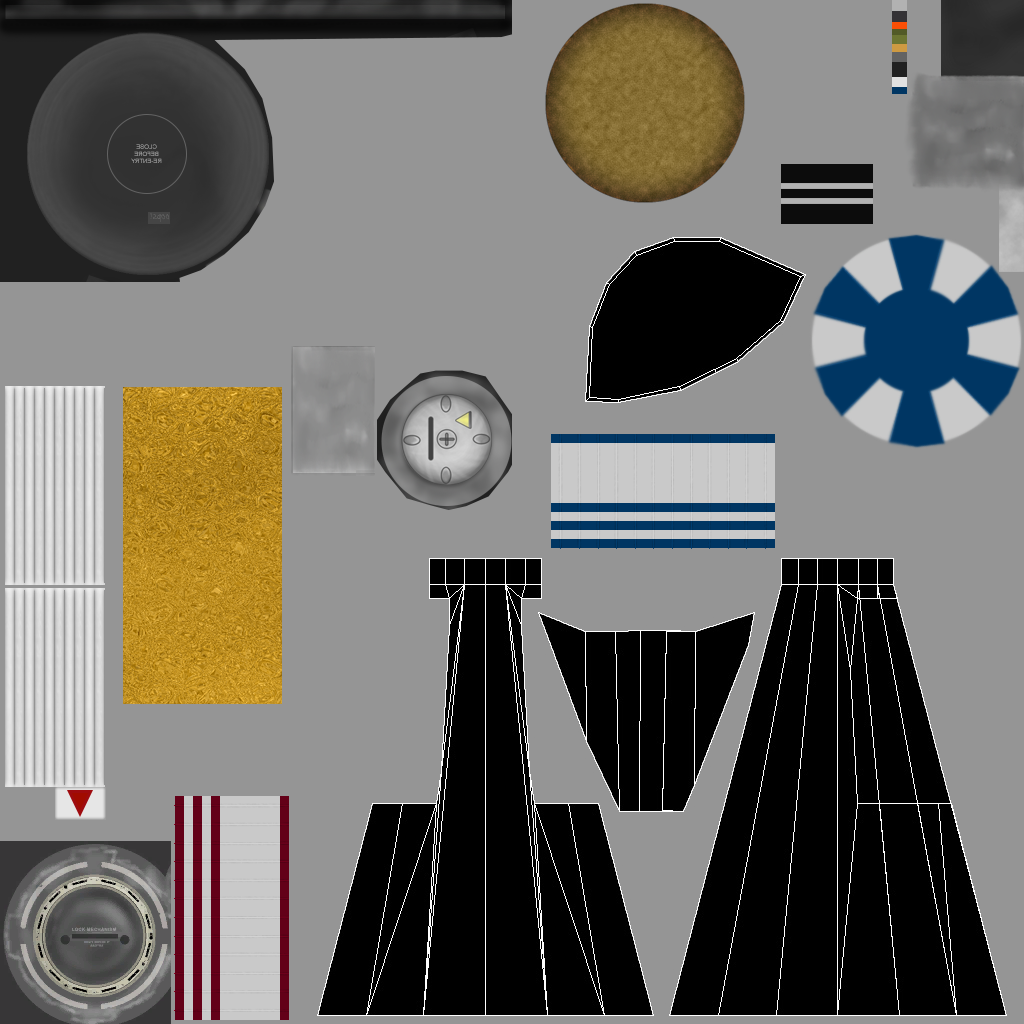
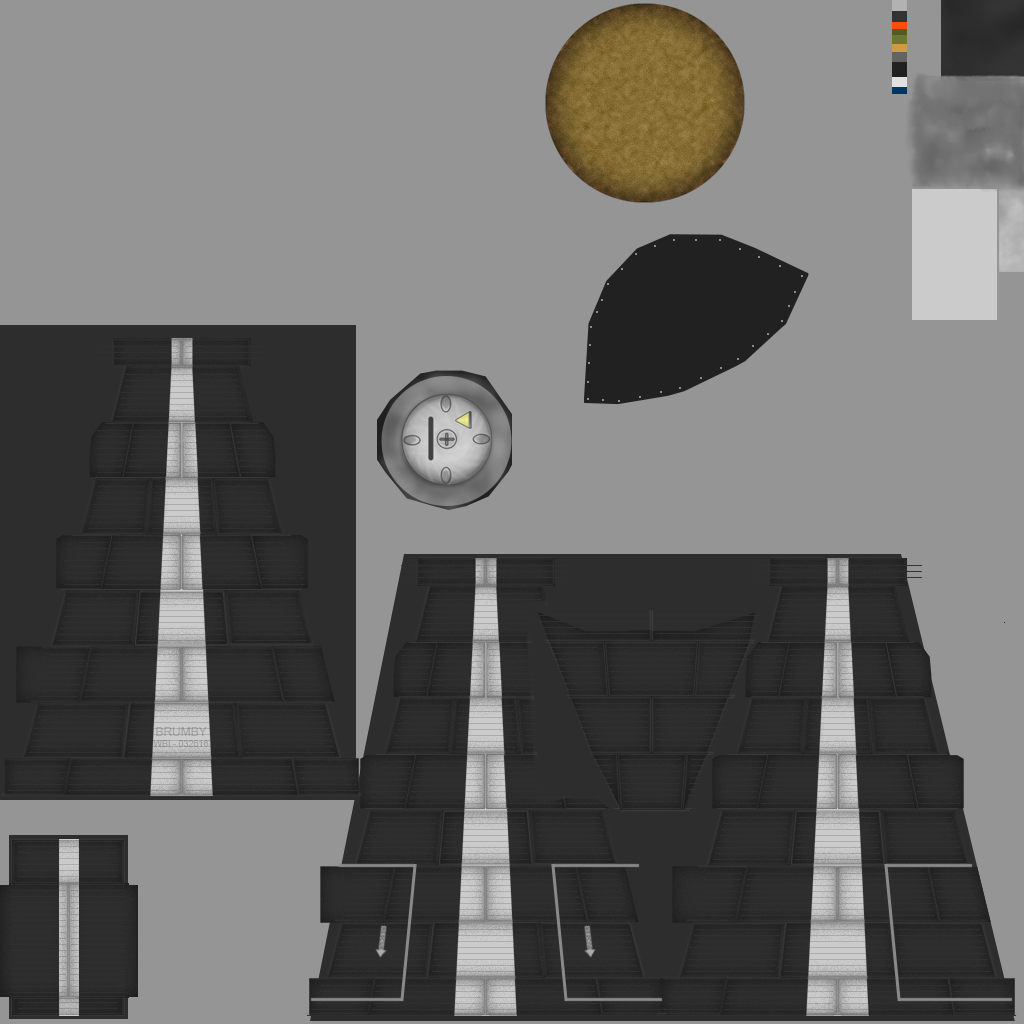
Two versions of the same layered image (1024px x 1024px). Layer-by-layer changes:
renamed "Layer 20" to "Layer 76 copy 2", hid it, moved it above "Layer 76 copy", painted on it over box(0, 0, 1022, 1024)
removed layer "DockingPort" over box(0, 841, 171, 1024)
painted on "HatchShield" over box(0, 0, 512, 282)
removed layer "Parachute" over box(551, 233, 1022, 549)
removed layer "GoldFoil" (2nd of 2) over box(123, 387, 282, 704)
added layer "WindowBolts" above "WindowFrame" over box(587, 239, 803, 402)
added layer "WindowFrame" above "RescueSign copy" over box(583, 234, 809, 405)
added layer "CrewDoors" above "Layer 58 copy" over box(310, 863, 1013, 1002)
added layer "Shingles copy 3" above "Layer 59 copy" over box(307, 565, 664, 1016)
added layer "Layer 59 copy" (75%) above "NewPanelLines copy 3" over box(454, 558, 517, 1016)
added layer "NewPanelLines copy 3" (20%) above "AftPanel" over box(305, 555, 698, 1018)
added layer "Shingles copy 4" above "Layer 59 copy 2" over box(3, 346, 360, 797)
added layer "NewPanelLines copy 4" (20%) above "Layer 58" over box(1, 336, 394, 799)
added layer "Shingles copy 2" above "Layer 59" over box(659, 565, 1016, 1016)
added layer "NewPanelLines copy 2" (20%) above "Shape 4 copy" over box(657, 555, 1018, 1018)
added layer "Shape 4 copy" (20%) above "Shingles copy" over box(544, 610, 755, 812)
added layer "Shingles copy" above "Shingles" over box(537, 615, 761, 802)
hid "BoduUV", opacity 100% → 2%, painted on it over box(8, 233, 1007, 1016)
added layer "BackPanel" above "FrontPanel" over box(5, 338, 359, 795)
added layer "FrontPanel" above "SidePanels" over box(309, 558, 663, 1015)
added layer "SidePanels" above "WindowSillPanels" over box(661, 558, 1015, 1015)
added layer "WindowSillPanels" above "FCPPanels" over box(538, 612, 755, 810)
added layer "Layer 69" above "Layer 49 copy" over box(0, 325, 1015, 1022)
…and 26 more changes (13 added, 1 painted, 12 removed)
